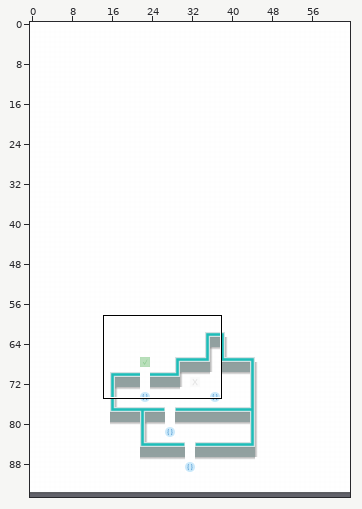
Two states of a Tiled map (JSON), assets/levels/demoLevel.json. Above: a wide view before the commit, with the close-up outlined.
Close-up. Before the commit:
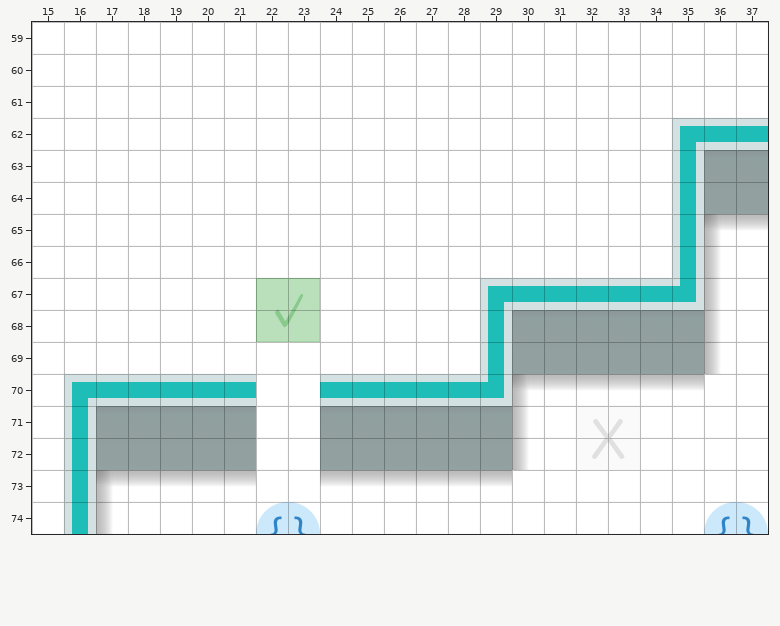
Cells are 64x64 px. Shown: x 15..37, y 59..74.
New version:
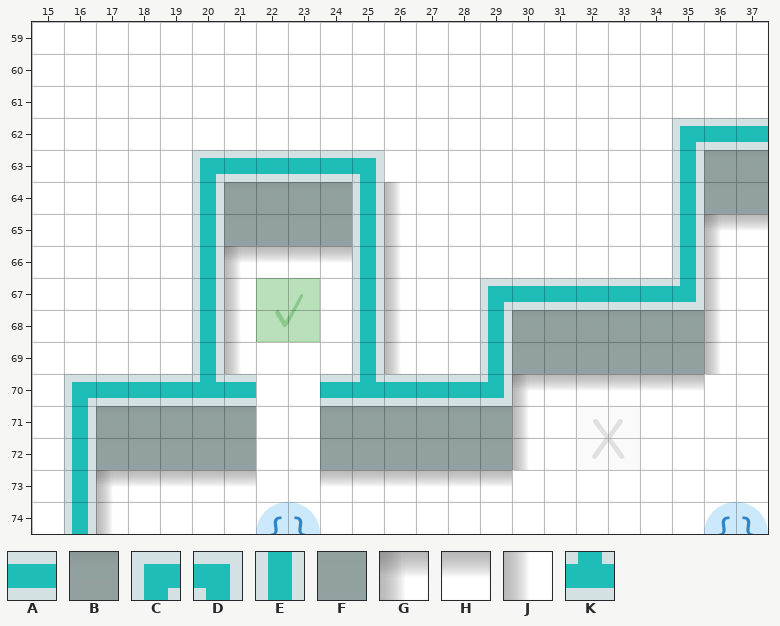
Key: from "tiles": A 3, B 13, C 15, D 16, E 22, F 23, G 32, H 33, J 44, K 46.
_ is an empty cell.
See-through tiles are keyed as they look on the map.
Diff:
Layer "upper":
Tile A is added in row 63 at x 21 to 24.
Tile B is added in row 64 at x 21 to 24.
Tile C is added in row 63 at x 20.
Tile D is added in row 63 at x 25.
Tile E is added in rows 64 to 69 at x 20 and 25.
Tile F is added in row 65 at x 21 to 24.
Tile G is added in row 66 at x 21.
Tile H is added in row 66 at x 22 to 24.
Tile J is added in rows 64 to 66 at x 26; in rows 67 to 69 at x 21 and 26.
Tile K replaces tile A in row 70 at x 20 and 25.
Changed places in both close-ups, as pixel boxes (x1, y1, x2, y2):
changed: (192, 150, 400, 382)
